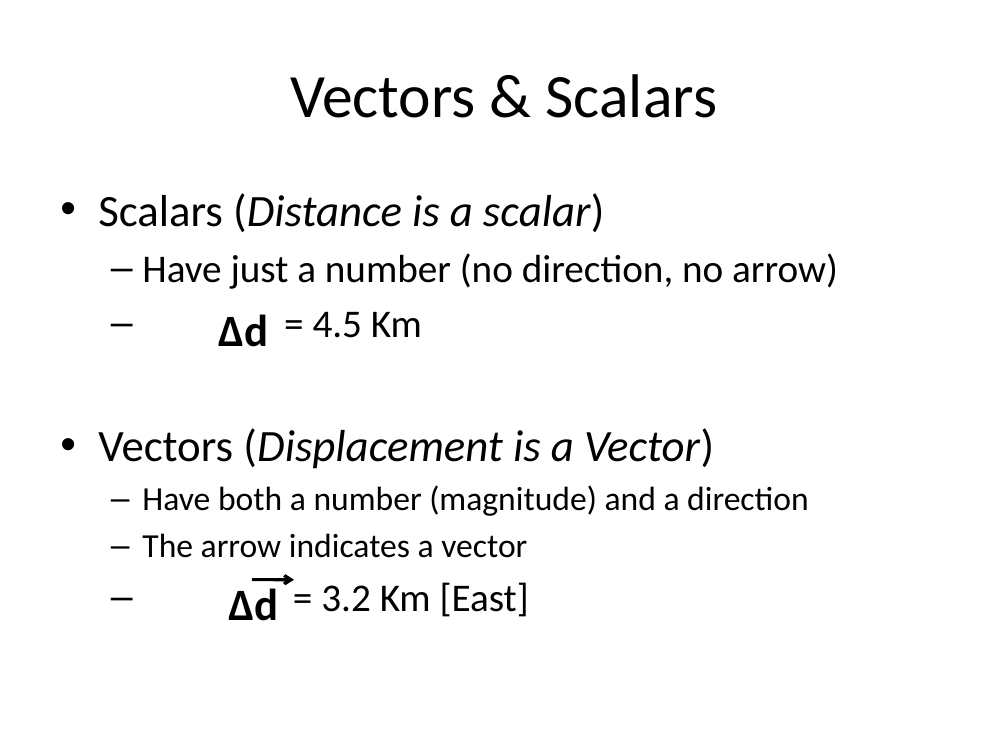
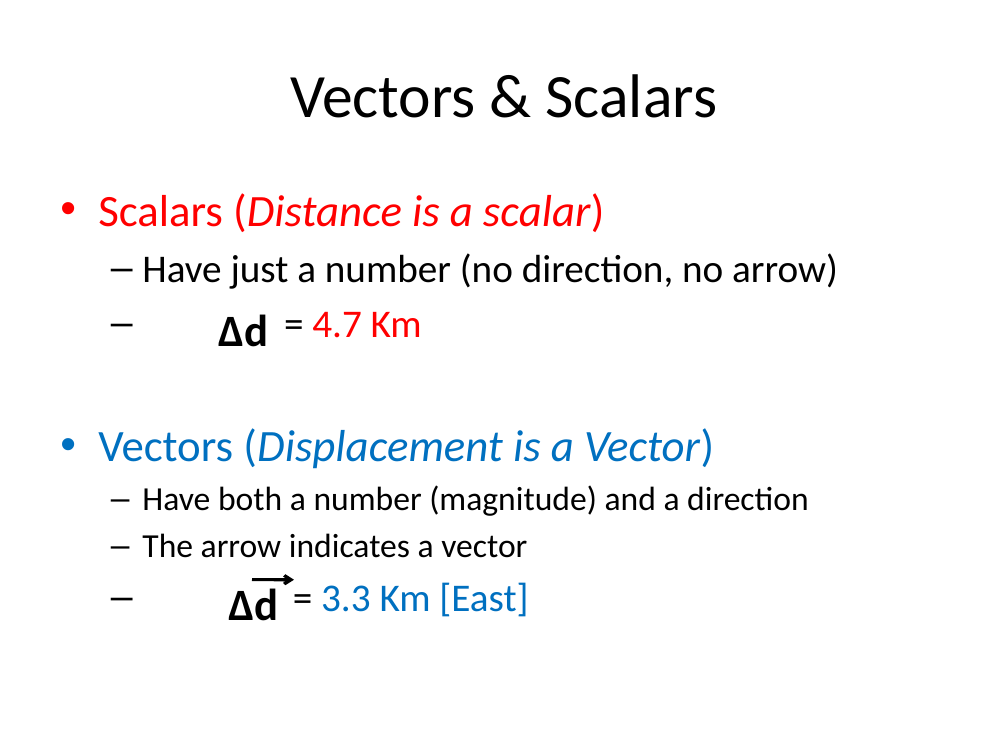
Before and after one commit to Greg5519/SPH3U0, a slide deck: slide 8 of Unit 3 Kinematics/Day01 ScalarsVectors/Displacement Mapping Activity.pptx. Drawn at 1008x756 pixels with LibreOffice and Linux fonts; fonts in the diff are those of the drawing. Boxes give left, top, right and bottom in pixels: in the first picture for what was removed or moved away, otherwise in the second. Text is boxed around its words. In the diff, an @@ line names an element or a change of style, - is before the commit and + after.

```diff
--- a/Unit 3 Kinematics/Day01 ScalarsVectors/Displacement Mapping Activity.pptx
+++ b/Unit 3 Kinematics/Day01 ScalarsVectors/Displacement Mapping Activity.pptx
@@ text at [98, 193, 714, 469]: text colour #000000 to #FF0000 in "Scalars (Distance is a scalar)"; text colour #000000 to #0070C0 in "Vectors (Displacement is a Vector)" @@
@@ text at [312, 311, 422, 338]: text changed; text colour #000000 to #FF0000 @@
-  – = 4.5 Km
+  – = 4.7 Km
@@ text at [321, 582, 528, 617]: text changed; text colour #000000 to #0070C0 @@
-  – = 3.2 Km [East]
+  – = 3.3 Km [East]
```
Also in this commit, not shown: 4 other slides changed, 1 slide added, 1 other file.
